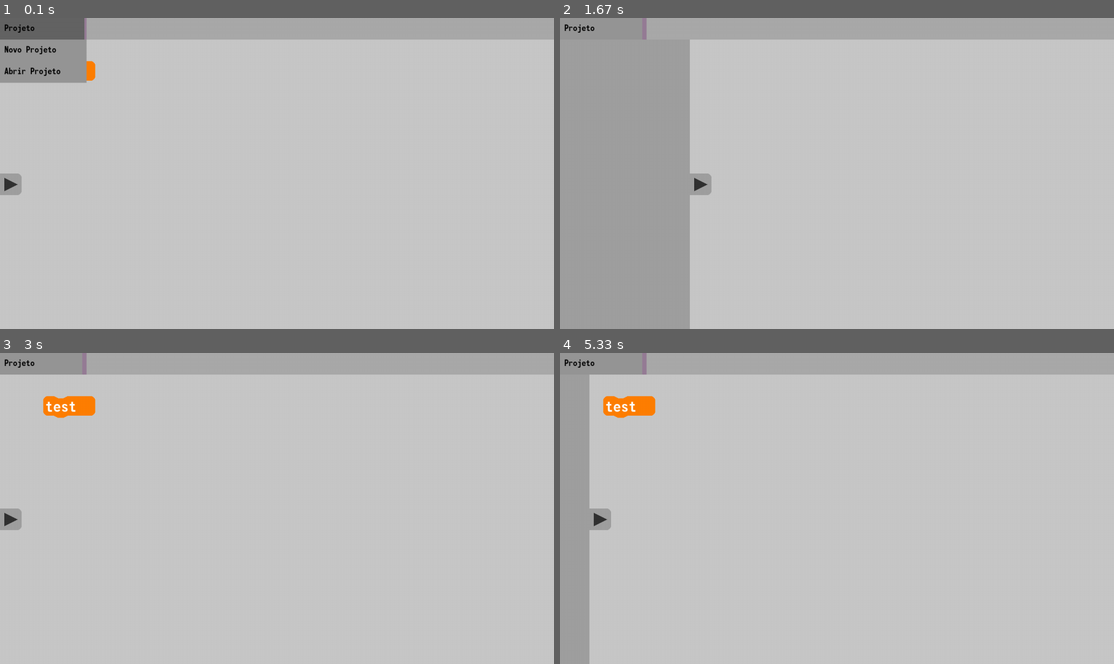
Above: before the commit, frames 1-4 (two rows, left to right).
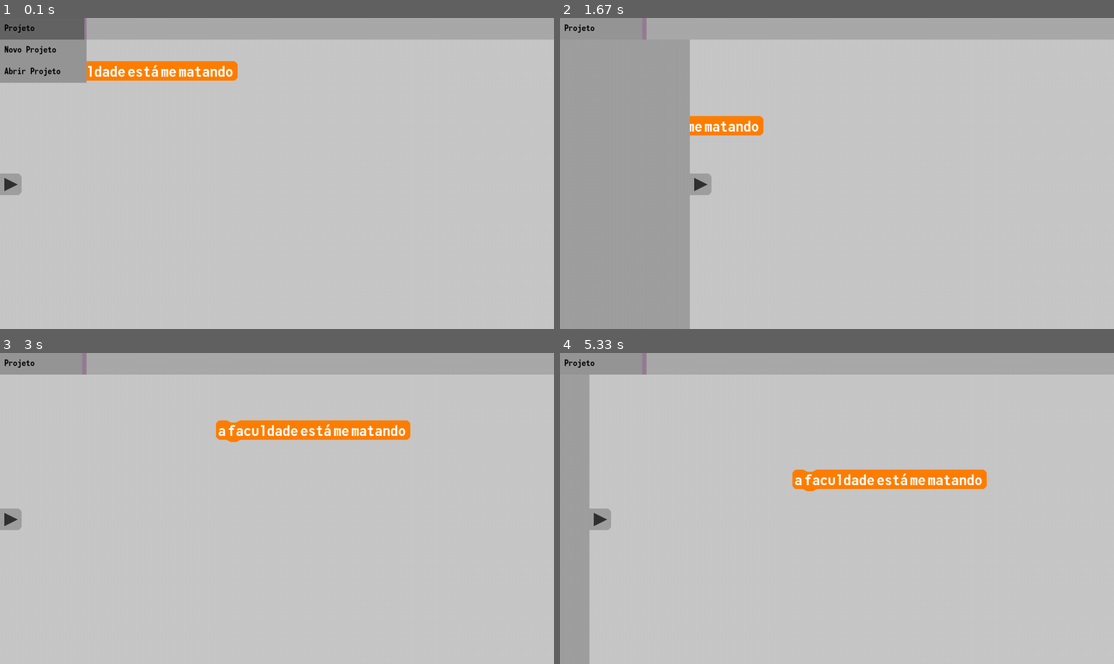
Above: after the commit, the same moments.

Repository: ExtraMobs/PyScratch
Game: pygame game, started from main.py
Two runs of this game, one before a commit and one after it. Both use one fixed random seed, a clock stepped at 60 frames per second and the inputs below.
Inputs (mouse positions are in pixels of both pictures, inside the frame that each line leads up to):
- Up to frame 1 (0.1 s): no input
- Up to frame 2 (1.67 s): press the mouse at (698, 70) at 0.37 s; move the mouse to (681, 98) at 0.47 s; release the mouse at (665, 126) at 0.6 s; click (571, 182) at 0.72 s; press the mouse at (698, 182) at 1.03 s; move the mouse to (731, 145) at 1.13 s; release the mouse at (759, 108) at 1.27 s; press the mouse at (571, 182) at 1.37 s; move the mouse to (676, 201) at 1.47 s; release the mouse at (781, 223) at 1.6 s
- Up to frame 3 (3 s): press the mouse at (105, 461) at 1.7 s; move the mouse to (177, 449) at 1.8 s; release the mouse at (254, 433) at 1.93 s; press the mouse at (138, 517) at 2.53 s; move the mouse to (238, 455) at 2.63 s; release the mouse at (332, 393) at 2.77 s; press the mouse at (254, 433) at 2.87 s; move the mouse to (310, 430) at 2.97 s
- Up to frame 4 (5.33 s): release the mouse at (931, 427) at 3.1 s; press the mouse at (571, 517) at 3.7 s; move the mouse to (648, 458) at 3.8 s; release the mouse at (731, 399) at 3.93 s; press the mouse at (931, 427) at 4.03 s; move the mouse to (975, 464) at 4.13 s; release the mouse at (1014, 502) at 4.27 s; press the mouse at (1014, 502) at 4.87 s; move the mouse to (953, 489) at 4.97 s; release the mouse at (886, 480) at 5.1 s; press the mouse at (698, 517) at 5.2 s; move the mouse to (726, 464) at 5.3 s

The runs differ from the first frame. In frame 1, 1.6% of the frame differs, in the area x 15-43%, y 13-21%; in frame 2, 0.9%; in frame 3, 2.9%; in frame 4, 2.9%, in the area x 7-78%, y 13-45%.

Commit message:
testando um novo jeito de formar os blocos

Diff:
--- a/blocks/callblock.py
+++ b/blocks/callblock.py
@@ -1,10 +1,10 @@
-from blocks.defaultblock import DefaultBlock
+from blocks.defaultblock import DefaultBlock, Instruction
 
 
 class CallBlock(DefaultBlock):
-    def __init__(self, func_name):
-        self.func_name = func_name
-
+    def __init__(self, *args):
         super().__init__((255, 127, 0))
 
-        self.update_io_data(func_name)
+        self.block_images.remount(
+            *(Instruction(Instruction.LABEL, data) for data in args)
+        )
--- a/blocks/defaultblock.py
+++ b/blocks/defaultblock.py
@@ -1,3 +1,5 @@
+import enum
+
 import pygame
 
 from fakeshaders import ColorMAShader
@@ -6,12 +8,22 @@
 from gameengine.nodes.node import Node
 
 
-class DefaultBlock(Node):
-    def __init__(self, color):
+class Instruction:
+    LABEL = enum.auto()
+
+    type_ = None
+
+    def __init__(self, type_, data) -> None:
+        self.type_ = type_
+        self.data = data
+
+
+class BlockImages(Node):
+    default_padding = 5
+
+    def __init__(self, color) -> None:
         self.rect = pygame.FRect(0, 0, 0, 0)
         self.color_shader = ColorMAShader(color, [0, 0, 0, 0])
-
-        self.drag_offset = False
 
         self.start_image = GraphicNode(resources.surface.get("block_start"))
         self.start_image.add_shader(self.color_shader)
@@ -22,29 +34,36 @@
         self.end_image = GraphicNode(resources.surface.get("block_end"))
         self.end_image.add_shader(self.color_shader)
 
-        self.text_image = GraphicNode(resources.surface.new((1, 1)))
+        super().__init__(self.start_image, self.mid_image, self.end_image)
 
-        super().__init__(
-            self.start_image, self.mid_image, self.end_image, self.text_image
+    def remount(self, *instructions):
+        del self.children[3:]
+        font = resources.fonts.get_from_file_buffer(35, "MonoFonto")
+
+        for instruction in instructions:
+            if instruction.type_ is Instruction.LABEL:
+                self.add_children(
+                    GraphicNode(font.render(instruction.data, True, (255, 255, 255)))
+                )
+
+        text_w = (
+            (len(instructions) - 1) * self.default_padding
+            + sum(child.rect.width for child in self.children[3:])
+            if len(instructions) > 0
+            else 0
         )
 
-    def update_io_data(self, text):
-        font = resources.fonts.get_from_file_buffer(35, "MonoFonto")
-
-        self.text_image.surface = text_surf = font.render(text, True, (255, 255, 255))
-
-        default_padding = 5
-        double_padding = 2 * default_padding
+        double_padding = 2 * self.default_padding
 
         width_limit = (
             self.start_image.rect.width + self.end_image.rect.width - double_padding
         )
 
-        if (text_w := text_surf.get_width()) > width_limit:
+        if text_w > width_limit:
             self.mid_image.visible = True
             self.mid_image.active = True
 
-            mid_surf_width = text_w - width_limit + default_padding
+            mid_surf_width = text_w - width_limit + self.default_padding
             mid_surf_height = self.start_image.surface.get_height()
 
             self.mid_image.surface = mid_surf = resources.surface.new(
@@ -60,15 +79,7 @@
             self.mid_image.visible = False
             self.mid_image.active = False
 
-    def update(self):
-        if self.program.scene.block_manager.drag_block is None:
-            if self.program.devices.mouse.get_pressed_down_in_frame(pygame.BUTTON_LEFT):
-                if self.rect.collidepoint(self.program.devices.mouse.pos):
-                    self.drag_offset = (
-                        self.program.devices.mouse.pos - self.rect.topleft
-                    )
-                    self.program.scene.block_manager.drag_block = self
-
+    def update(self) -> None:
         self.start_image.rect.topleft = self.rect.topleft
 
         if self.mid_image.visible:
@@ -80,7 +91,38 @@
         self.rect.width = self.end_image.rect.right - self.rect.x
         self.rect.height = self.end_image.rect.bottom - self.rect.y
 
-        self.text_image.rect.x = 5 + self.start_image.rect.x
-        self.text_image.rect.y = 2.5 + self.start_image.rect.y
+        last_img = None
+        for index, img in enumerate(self.children[3:]):
+            if index == 0:
+                img.rect.x = self.default_padding + self.start_image.rect.x
+                img.rect.y = self.default_padding / 2 + self.start_image.rect.y
+            else:
+                img.rect.x = self.default_padding + last_img.rect.right
+                img.rect.y = last_img.rect.y
+            last_img = img
 
         super().update()
+
+
+class DefaultBlock(Node):
+    def __init__(self, color):
+        self.drag_offset = None
+
+        self.block_images = BlockImages(color)
+
+        super().__init__(self.block_images)
+
+    def update(self):
+        if self.program.scene.block_manager.drag_block is None:
+            if self.program.devices.mouse.get_pressed_down_in_frame(pygame.BUTTON_LEFT):
+                if self.rect.collidepoint(self.program.devices.mouse.pos):
+                    self.drag_offset = (
+                        self.program.devices.mouse.pos - self.rect.topleft
+                    )
+                    self.program.scene.block_manager.drag_block = self
+
+        super().update()
+
+    @property
+    def rect(self):
+        return self.block_images.rect
--- a/scenes/main/__init__.py
+++ b/scenes/main/__init__.py
@@ -20,6 +20,8 @@
             self.ui,
         )
 
-        self.block_manager.add_blocks(c := CallBlock("test"))
+        self.block_manager.add_blocks(
+            c := CallBlock("a", "faculdade", "está", "me", "matando")
+        )
         c.rect.topleft = (100, 100)
         self.set_background_color((200, 200, 200))
